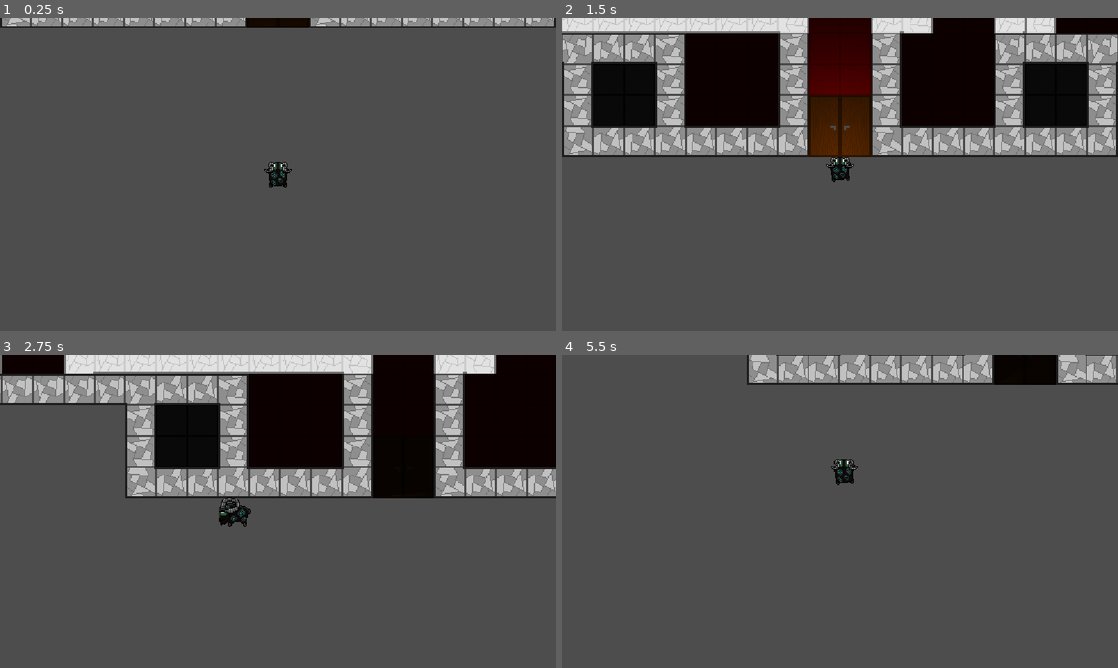
Above: before the commit, frames 1-4 (two rows, left to right).
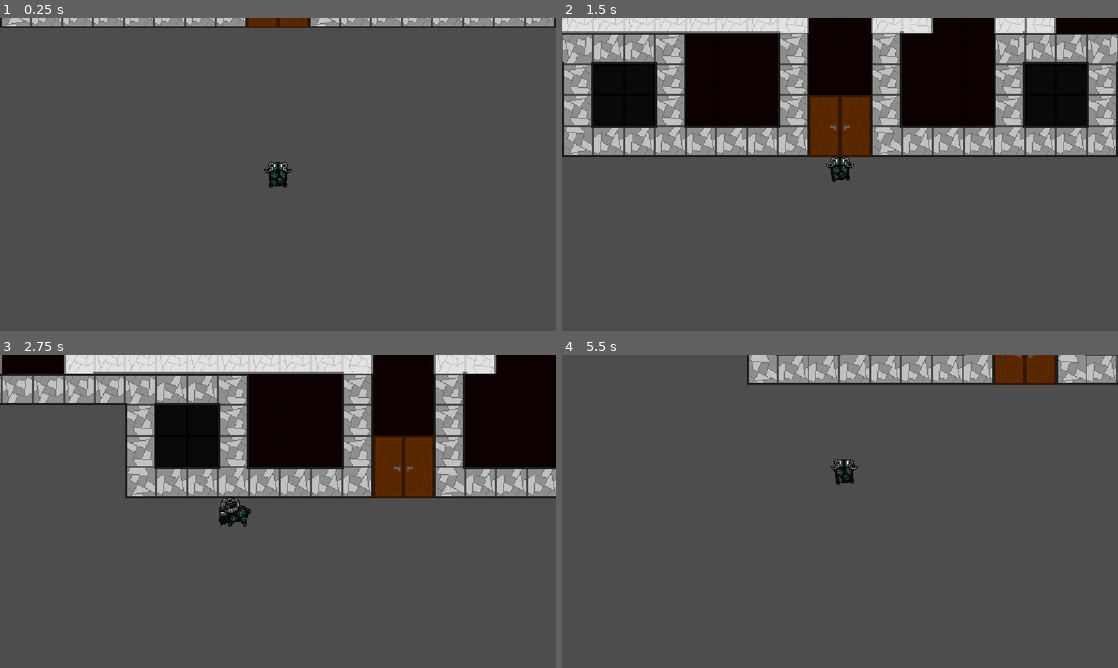
Above: after the commit, the same moments.

Repository: Jagdoggo/Godot-Wild-Jam-Game
Game: Godot game, scene res://castle.tscn
Two runs of this game, one before a commit and one after it. Both use one fixed random seed, a clock stepped at 60 frames per second and the inputs below.
Inputs:
- Up to frame 1 (0.25 s): no input
- Up to frame 2 (1.5 s): tap Enter at 0.5 s; hold W (Up) from 0.53 s (still down)
- Up to frame 3 (2.75 s): release W (Up) at 2.03 s; hold A (Left) from 2.03 s (still down)
- Up to frame 4 (5.5 s): release A (Left) at 3.53 s; hold S (Down) 3.53-4.28 s; hold D (Right) 4.28-5.03 s; hold W (Up) from 5.03 s (still down)

The runs differ from the first frame. In frame 1, 0.4% of the frame differs, in the area x 44-56%, y 0-4%; in frame 2, 3.2%, in the area x 44-56%, y 2-37%; in frame 3, 2.2%; in frame 4, 1.1%.

Commit message:
Door Occluder

Diff:
--- a/castle.tscn
+++ b/castle.tscn
@@ -196,6 +196,9 @@
 tile_size = Vector2i(32, 32)
 sources/0 = SubResource("TileSetAtlasSource_2ij18")
 
+[sub_resource type="CanvasItemMaterial" id="CanvasItemMaterial_bb73j"]
+light_mode = 1
+
 [sub_resource type="SpriteFrames" id="SpriteFrames_7ksya"]
 animations = [{
 "frames": [{
@@ -232,6 +235,9 @@
 [sub_resource type="RectangleShape2D" id="RectangleShape2D_48d6w"]
 size = Vector2(64, 64)
 
+[sub_resource type="OccluderPolygon2D" id="OccluderPolygon2D_val57"]
+polygon = PackedVector2Array(-32, -48.5, 32, -48.5, 32, 16.5, -32, 16.5)
+
 [node name="Castle" type="Node2D" unique_id=1703439008]
 script = ExtResource("1_vm22h")
 rooms = Array[ExtResource("2_t33uu")]([SubResource("Resource_vm22h"), SubResource("Resource_t33uu"), SubResource("Resou …(323 unchanged characters)…
@@ -260,6 +266,7 @@
 
 [node name="DoorAnimation" type="AnimatedSprite2D" parent="." unique_id=1900871047]
 texture_filter = 1
+material = SubResource("CanvasItemMaterial_bb73j")
 position = Vector2(0, 111.5)
 sprite_frames = SubResource("SpriteFrames_7ksya")
 animation = &"DoorOpening"
@@ -281,5 +288,8 @@
 position = Vector2(0, -15.5)
 shape = SubResource("RectangleShape2D_48d6w")
 
+[node name="LightOccluder2D" type="LightOccluder2D" parent="DoorAnimation" unique_id=2119812154]
+occluder = SubResource("OccluderPolygon2D_val57")
+
 [connection signal="timeout" from="DoorAnimation/DoorAnimationTimer" to="DoorAnimation" method="_on_door_animation_timer_timeout"]
 [connection signal="area_entered" from="DoorAnimation/DoorStaticBody/DoorArea" to="DoorAnimation" method="_on_door_area_area_entered"]
